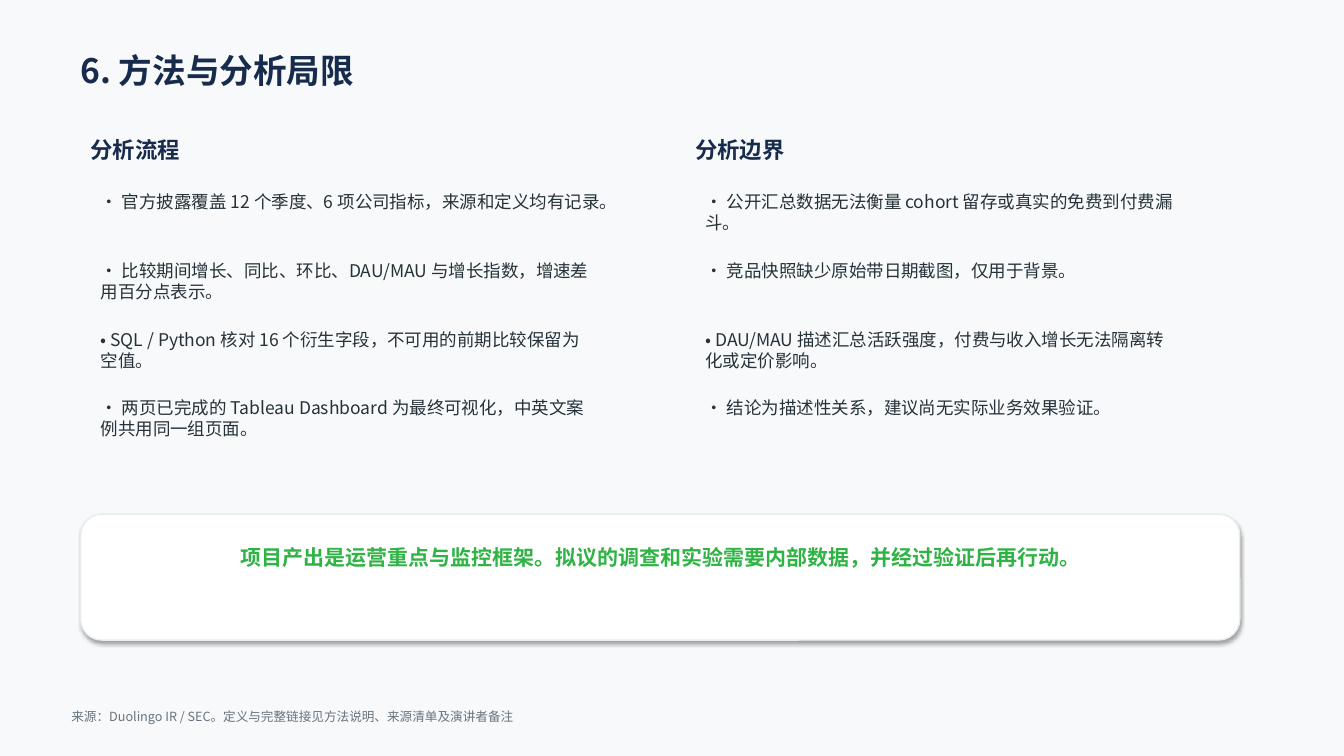
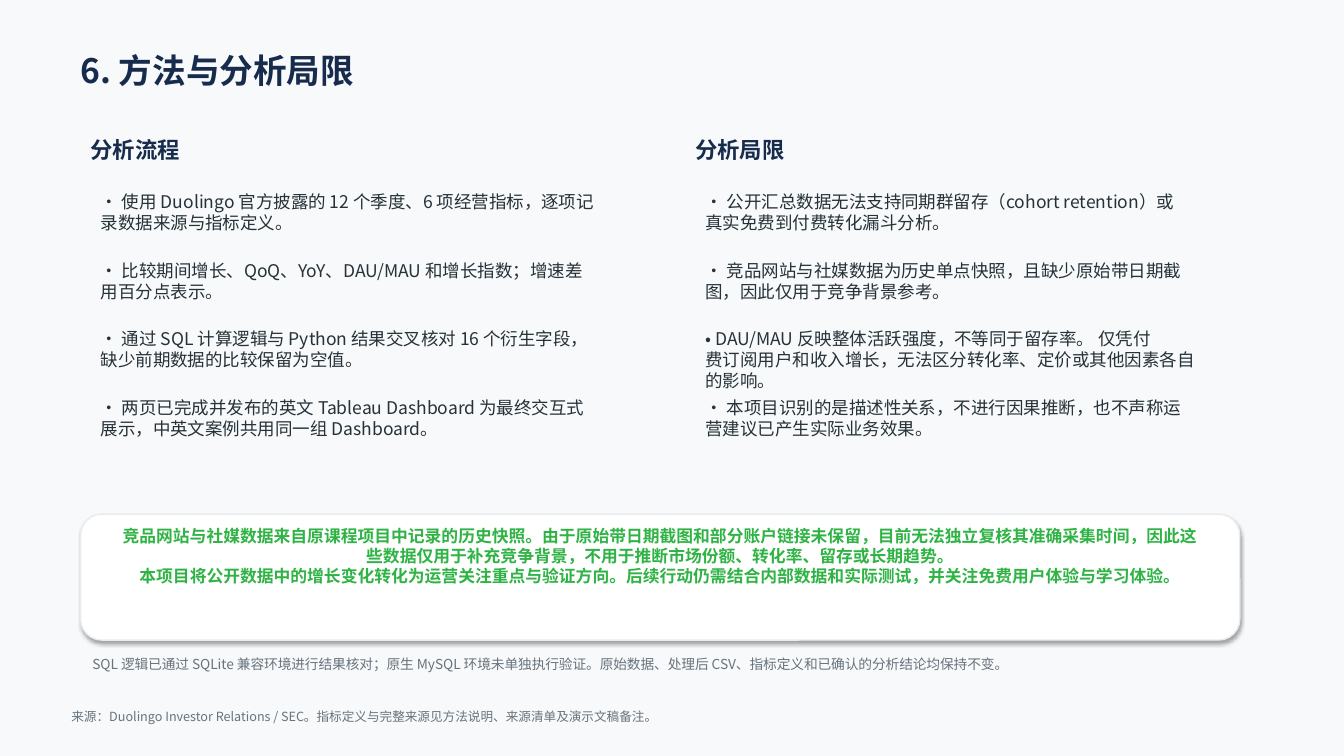
Before and after one commit to Ivyy-LEE/duolingo-growth-case-study, a slide deck: slide 7 of case_study/Duolingo_Growth_Operations_Case_Study_CN.pptx. Drawn at 1344x756 pixels with LibreOffice and Linux fonts; fonts in the diff are those of the drawing. Boxes give left, top, right and bottom in pixels: in the first picture for what was removed or moved away, otherwise in the second. Text is boxed around its words. In the diff, an @@ line names an element or a change of style, - is before the commit and + after.

```diff
--- a/case_study/Duolingo_Growth_Operations_Case_Study_CN.pptx
+++ b/case_study/Duolingo_Growth_Operations_Case_Study_CN.pptx
@@ text at [695,139,784,160]: text changed @@
-分析边界
+分析局限
@@ text at [101,193,594,231]: text changed @@
-• 官方披露覆盖 12 个季度、6 项公司指标，来源和定义均有记录。
+• 使用 Duolingo 官方披露的 12 个季度、6 项经营指标，逐项记
+录数据来源与指标定义。
@@ text at [705,193,1174,231]: text changed @@
-• 公开汇总数据无法衡量 cohort 留存或真实的免费到付费漏
-斗。
+• 公开汇总数据无法支持同期群留存（cohort retention）或
+真实免费到付费转化漏斗分析。
@@ text at [122,262,582,281]: text changed @@
-• 比较期间增长、同比、环比、DAU/MAU 与增长指数，增速差
+• 比较期间增长、QoQ、YoY、DAU/MAU 和增长指数；增速差
@@ text at [705,262,1181,300]: text changed @@
-• 竞品快照缺少原始带日期截图，仅用于背景。
+• 竞品网站与社媒数据为历史单点快照，且缺少原始带日期截
+图，因此仅用于竞争背景参考。
@@ text at [101,330,588,368]: text changed @@
-• SQL / Python 核对 16 个衍生字段，不可用的前期比较保留为
-空值。
+• 通过 SQL 计算逻辑与 Python 结果交叉核对 16 个衍生字段，
+缺少前期数据的比较保留为空值。
@@ text at [705,330,1194,389]: text changed @@
-• DAU/MAU 描述汇总活跃强度，付费与收入增长无法隔离转
-化或定价影响。
+• DAU/MAU 反映整体活跃强度，不等同于留存率。 仅凭付
+费订阅用户和收入增长，无法区分转化率、定价或其他因素各自
+的影响。
@@ text at [101,399,584,437]: text changed @@
-• 两页已完成的 Tableau Dashboard 为最终可视化，中英文案
-例共用同一组页面。
+• 两页已完成并发布的英文 Tableau Dashboard 为最终交互式
+展示，中英文案例共用同一组 Dashboard。
@@ text at [705,399,1181,437]: text changed @@
-• 结论为描述性关系，建议尚无实际业务效果验证。
+• 本项目识别的是描述性关系，不进行因果推断，也不声称运
+营建议已产生实际业务效果。
@@ text at [123,527,1197,584]: text changed; size 15 to 12 pt @@
-项目产出是运营重点与监控框架。拟议的调查和实验需要内部数据，并经过验证后再行动。
+竞品网站与社媒数据来自原课程项目中记录的历史快照。由于原始带日期截图和部分账户链接未保留，目前无法独立复核其准确采集时间，因此这
+些数据仅用于补充竞争背景，不用于推断市场份额、转化率、留存或长期趋势。
+本项目将公开数据中的增长变化转化为运营关注重点与验证方向。后续行动仍需结合内部数据和实际测试，并关注免费用户体验与学习体验。
@@ text added at [92,657,1009,672], 9.8 pt, text #68737D @@
+SQL 逻辑已通过 SQLite 兼容环境进行结果核对；原生 MySQL 环境未单独执行验证。原始数据、处理后 CSV、指标定义和已确认的分析结论均保持不变。
@@ text at [71,710,657,724]: text changed @@
-来源：Duolingo IR / SEC。定义与完整链接见方法说明、来源清单及演讲者备注
+来源：Duolingo Investor Relations / SEC。指标定义与完整来源见方法说明、来源清单及演示文稿备注。
```
Also in this commit, not shown: 4 other slides changed, 13 other files.
